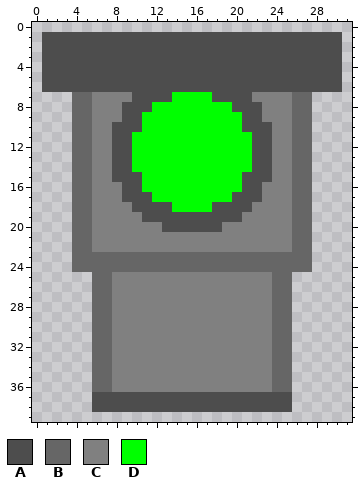
Pixel-art sprite: icons/emphiscis.png. The picture above was drawn from the file before the commit.
The file is 32x40 pixels.
Palette (. is transparent): A #4d4d4d  B #666666  C #808080  D #00ff00
Pixels before, first column x 1:
 1 AAAAAAAAAAAAAAAAAAAAAAAAAAAAAA
 2 AAAAAAAAAAAAAAAAAAAAAAAAAAAAAA
 3 AAAAAAAAAAAAAAAAAAAAAAAAAAAAAA
 4 AAAAAAAAAAAAAAAAAAAAAAAAAAAAAA
 5 AAAAAAAAAAAAAAAAAAAAAAAAAAAAAA
 6 AAAAAAAAAAAAAAAAAAAAAAAAAAAAAA
 7 ...BBCCCCAAAADDDDAAAACCCCBB...
 8 ...BBCCCAAADDDDDDDDAAACCCBB...
 9 ...BBCCCAADDDDDDDDDDAACCCBB...
10 ...BBCCAAADDDDDDDDDDAAACCBB...
11 ...BBCCAADDDDDDDDDDDDAACCBB...
12 ...BBCCAADDDDDDDDDDDDAACCBB...
13 ...BBCCAADDDDDDDDDDDDAACCBB...
14 ...BBCCAADDDDDDDDDDDDAACCBB...
15 ...BBCCAAADDDDDDDDDDAAACCBB...
16 ...BBCCCAADDDDDDDDDDAACCCBB...
17 ...BBCCCAAADDDDDDDDAAACCCBB...
18 ...BBCCCCAAAADDDDAAAACCCCBB...
19 ...BBCCCCCAAAAAAAAAACCCCCBB...
20 ...BBCCCCCCCAAAAAACCCCCCCBB...
21 ...BBCCCCCCCCCCCCCCCCCCCCBB...
22 ...BBCCCCCCCCCCCCCCCCCCCCBB...
23 ...BBBBBBBBBBBBBBBBBBBBBBBB...
24 ...BBBBBBBBBBBBBBBBBBBBBBBB...
25 .....BBCCCCCCCCCCCCCCCCBB.....
26 .....BBCCCCCCCCCCCCCCCCBB.....
27 .....BBCCCCCCCCCCCCCCCCBB.....
28 .....BBCCCCCCCCCCCCCCCCBB.....
29 .....BBCCCCCCCCCCCCCCCCBB.....
30 .....BBCCCCCCCCCCCCCCCCBB.....
31 .....BBCCCCCCCCCCCCCCCCBB.....
32 .....BBCCCCCCCCCCCCCCCCBB.....
33 .....BBCCCCCCCCCCCCCCCCBB.....
34 .....BBCCCCCCCCCCCCCCCCBB.....
35 .....BBCCCCCCCCCCCCCCCCBB.....
36 .....BBCCCCCCCCCCCCCCCCBB.....
37 .....AAAAAAAAAAAAAAAAAAAA.....
38 .....AAAAAAAAAAAAAAAAAAAA.....
After:
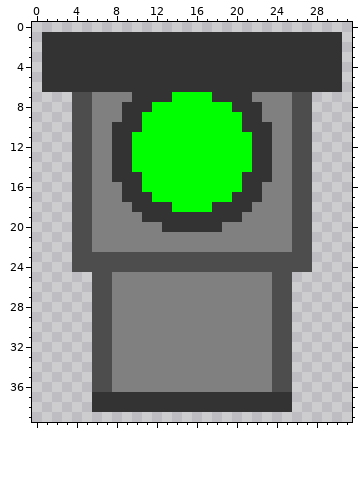
Changes in this commit:
colour A: #4d4d4d -> #333333
colour B: #666666 -> #4d4d4d
Pixel boxes of the changes (left, top, right, bottom) in both pictures:
changed: (42, 32, 342, 412)
